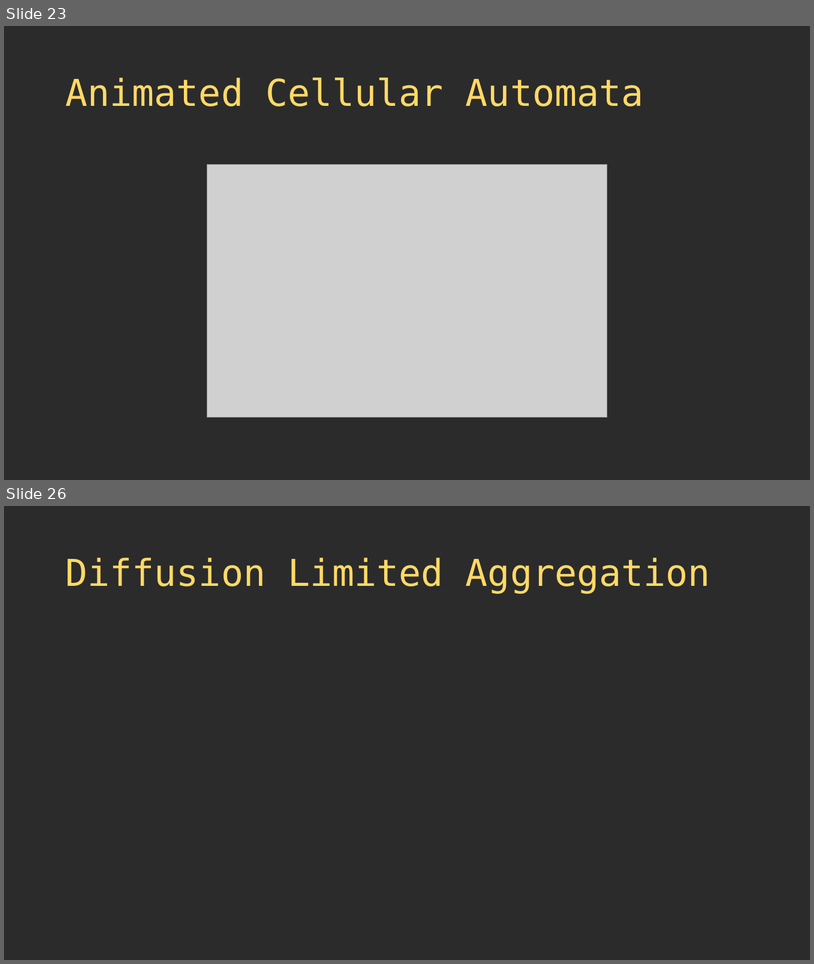
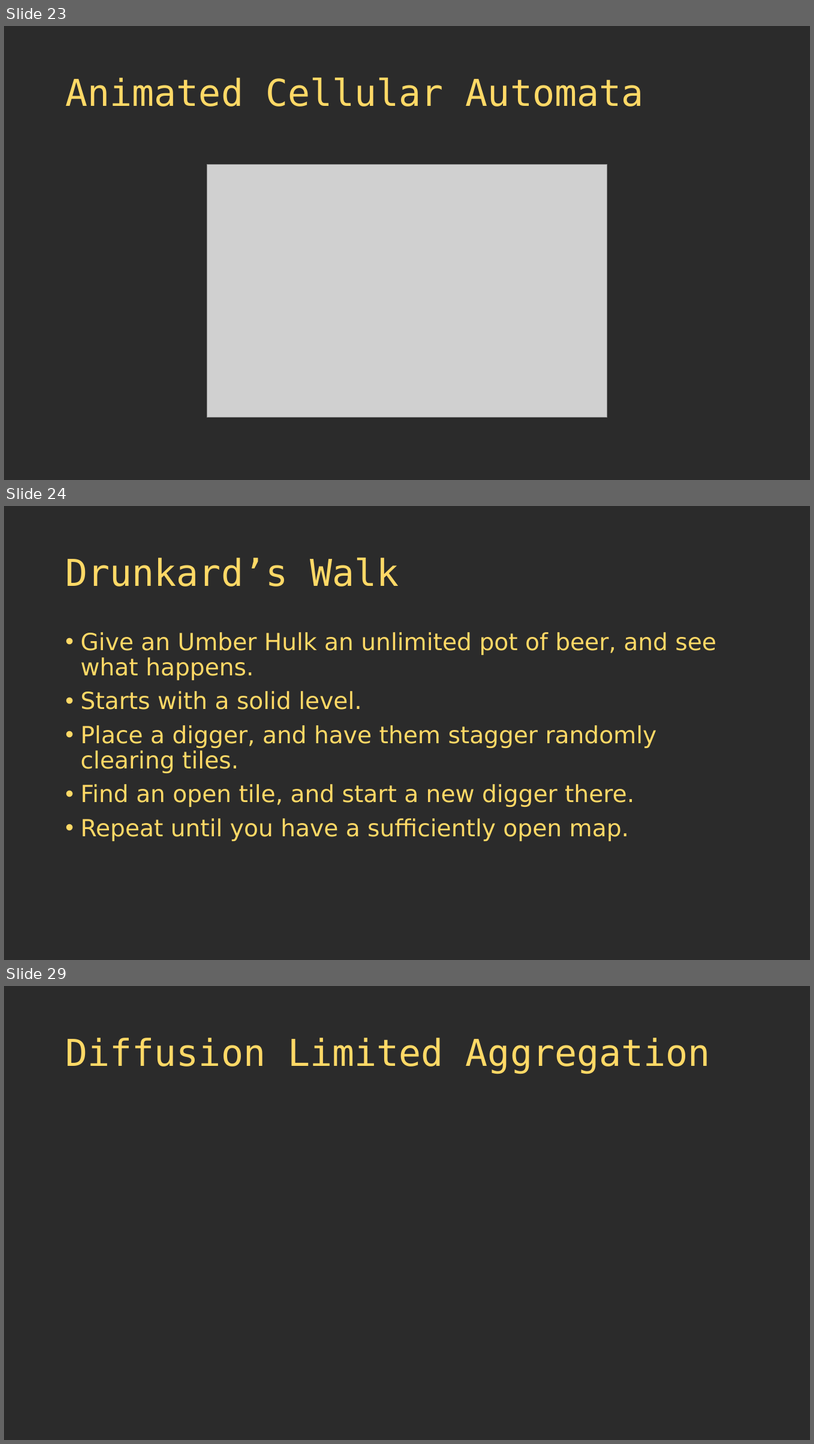
Before and after one commit to thebracket/roguelike-celebration-2020, a slide deck: Procedural Map Generation Techniques.pptx. Shown one above the other, each under a label of ours: slides 23 and 26 before the commit, slides 23, 24 and 29 after it; the slides between them are not shown. The pictures are 814x964 and 814x1444 pixels, drawn with LibreOffice and Linux fonts; fonts in the diff are those of the drawing; grey boxes stand for pictures; background and template pictures are left out; a plain dark background stands for a picture behind light text. Boxes give left, top, right and bottom in pixels: in the first picture for what was removed or moved away, otherwise in the second. Text is boxed around its words. In the diff, an @@ line names an element or a change of style, - is before the commit and + after.

Commit message:
Drunkards Walk.

```diff
--- a/Procedural Map Generation Techniques.pptx
+++ b/Procedural Map Generation Techniques.pptx
@@ slide 24 added at <box>4,506,810,960</box>, background picture (left out) @@
@@ title added at <box>65,558,399,586</box>, 44 pt, text #FFD966 @@
+Drunkard’s Walk
@@ text added at <box>81,632,717,841</box>, 28 pt, text #FFD966 @@
+• Give an Umber Hulk an unlimited pot of beer, and see what happens.
+• Starts with a solid level.
+• Place a digger, and have them stagger randomly clearing tiles.
+• Find an open tile, and start a new digger there.
+• Repeat until you have a sufficiently open map.
@@ what was slide 26 is now slide 29 @@
```
Also in this commit, not shown: 1 slide changed, 3 other slides added, 1 slide removed, 4 other files.
